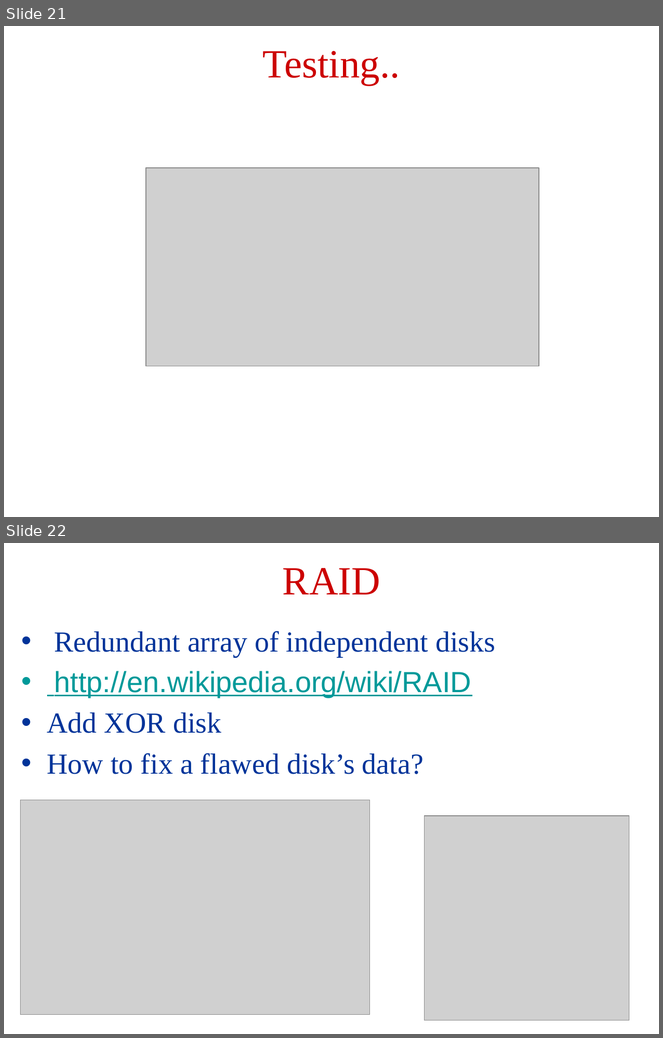
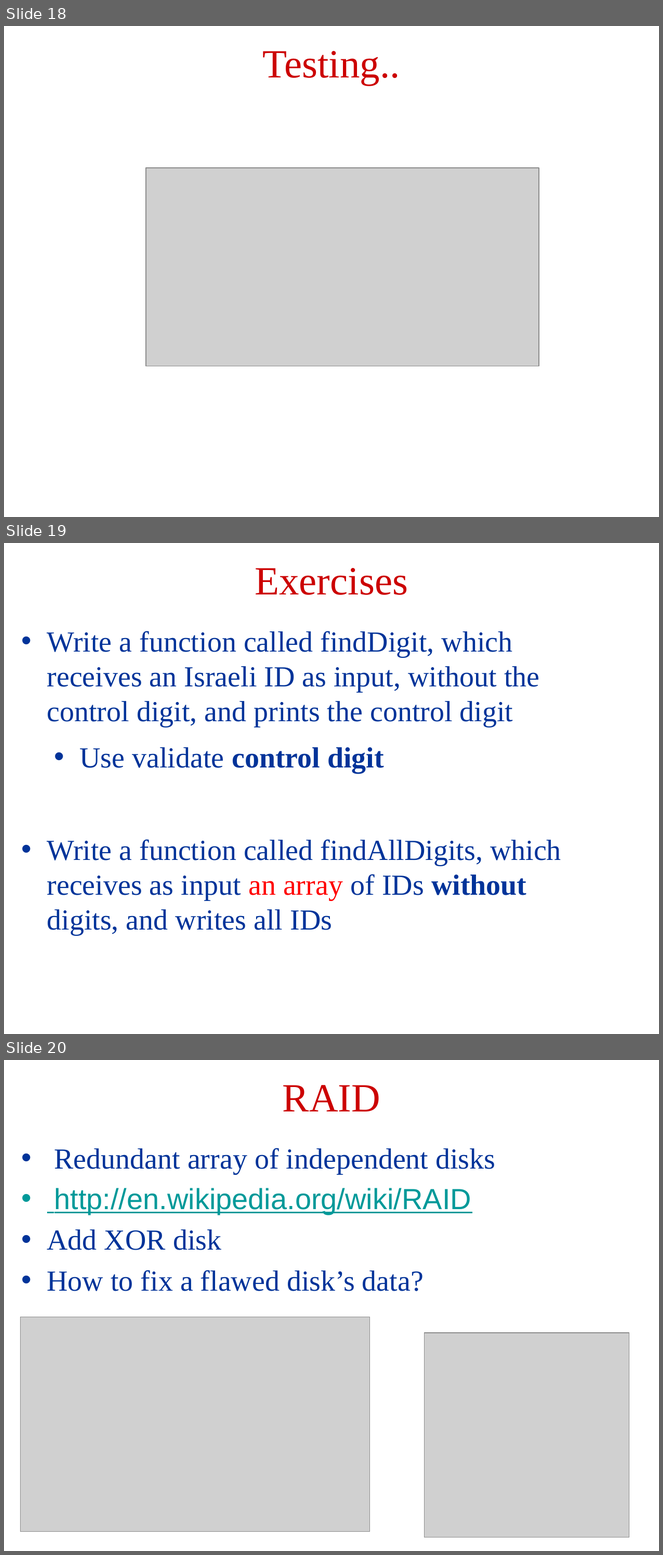
Before and after one commit to AmikoAce/INT, a slide deck: LECTURE_DETECTION.pptx. Shown one above the other, each under a label of ours: slides 21 and 22 before the commit, slides 18, 19 and 20 after it. The pictures are 663x1038 and 663x1555 pixels, drawn with LibreOffice and Linux fonts; fonts in the diff are those of the drawing; grey boxes stand for pictures. Boxes give left, top, right and bottom in pixels: in the first picture for what was removed or moved away, otherwise in the second. Text is boxed around its words. In the diff, an @@ line names an element or a change of style, - is before the commit and + after.

```diff
--- a/LECTURE_DETECTION.pptx
+++ b/LECTURE_DETECTION.pptx
@@ slide 19 added at [4,543,659,1034], background #FFFFFF @@
@@ text added at [255,568,408,595], 44 pt, text #CC0000 @@
+Exercises
@@ text added at [47,631,561,936], 32 pt, text #003399 @@
+• Write a function called findDigit, which receives an Israeli ID as input, without the control digit, and prints the control digit
+  • Use validate control digit
+• Write a function called findAllDigits, which receives as input an array of IDs without digits, and writes all IDs
@@ what was slide 21 is now slide 18 @@
@@ what was slide 22 is now slide 20 @@
```
Also in this commit, not shown: 1 other slide added, 3 slides removed.
